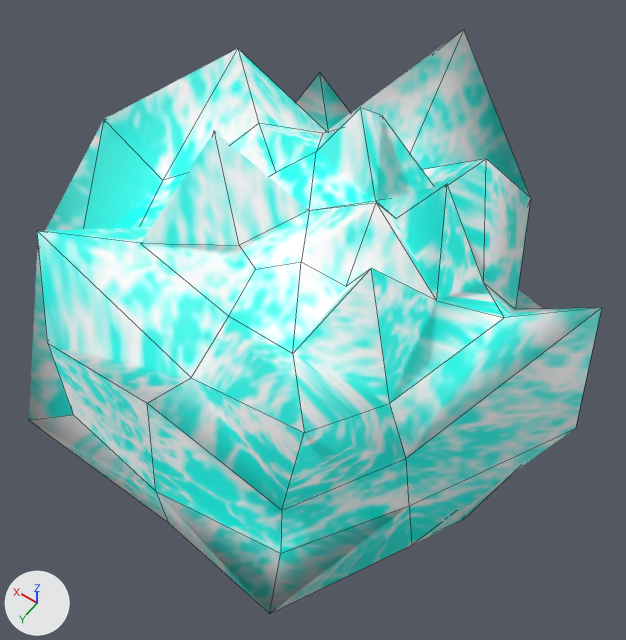
The FBX model Assets/Maya/Wisp.fbx: old version first, new version second.
Before and after are seen from a 50 mm camera at (-0.42, 0.58, 1.31) aimed at (0.006, -0.017, 0.373). Lighting does not change. The marker at lower left points along +X, +Y and +Z. Mesh edges are drawn as thin lines. Where no turn or scale is listed for an object, it has been applied to the vertices.
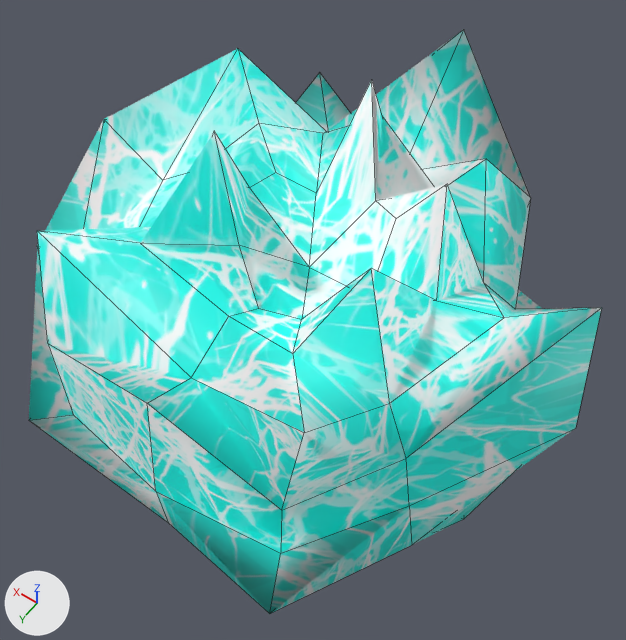
Patch to the scene script:
```diff
--- a/Assets/Maya/Wisp.fbx.py
+++ b/Assets/Maya/Wisp.fbx.py
@@ img_wisp_png @@
+img_wisp_png = load_image('Wisp.png', '../Textures/Wisp.png', 1024, 1024, 'sRGB')
@@ mat_lambert3 @@
+mat_lambert3 = principled_material('lambert3')
+mat_lambert3.texture = img_wisp_png  # with its transparency
@@ me_mesh @@
 me_mesh.from_pydata(...)  # 86 vertices, 85 faces; spans x -0.366..0.355, y -0.349..0.359, z -0.3..0.408
 # used by ob_psphere2; location = (0.0, 0.0, 0.3)
-me_mesh.vertices[31].co = (0.0, 0.0, 0.3)  # pixel (309, 210)
-me_mesh.vertices[74].co = (0.0, 0.1, 0.29)  # pixel (255, 269)
-me_mesh.vertices[75].co = (-0.044, 0.076, 0.309)  # pixel (301, 261)
-me_mesh.vertices[78].co = (-0.087, 0.0, 0.362)  # pixel (376, 202)
-me_mesh.vertices[81].co = (0.0, -0.1, 0.382)  # pixel (360, 107)
-me_mesh.vertices[82].co = (0.044, -0.076, 0.312)  # pixel (316, 151)
-me_mesh.materials.append(mat_lambert2)  # picture img_wisp_uv_png
+# me_mesh part 1
+me_mesh.vertices[31].co = (0.0, 0.0, 0.202)  # pixel (309, 267)
+me_mesh.vertices[74].co = (0.0, 0.1, 0.222)  # pixel (258, 308)
+me_mesh.vertices[75].co = (-0.044, 0.076, 0.208)  # pixel (301, 319)
+me_mesh.vertices[78].co = (-0.087, 0.0, 0.205)
+me_mesh.vertices[81].co = (0.0, -0.121, 0.408)  # pixel (371, 79)
+me_mesh.vertices[82].co = (0.044, -0.076, 0.244)  # pixel (316, 193)
+me_mesh.materials.append(mat_lambert3)  # picture img_wisp_png
```

Pixel boxes (x1, y1, x2, y2) of what changed, in the pictures (626 x 640 px; the box of a moved part takes in the faces that stretch with it):
'pSphere2', recoloured, reshaped: (29, 30, 602, 614) in both
part 1 of me_mesh, moved or reshaped: before (140, 108, 447, 353); after (140, 80, 447, 353)
